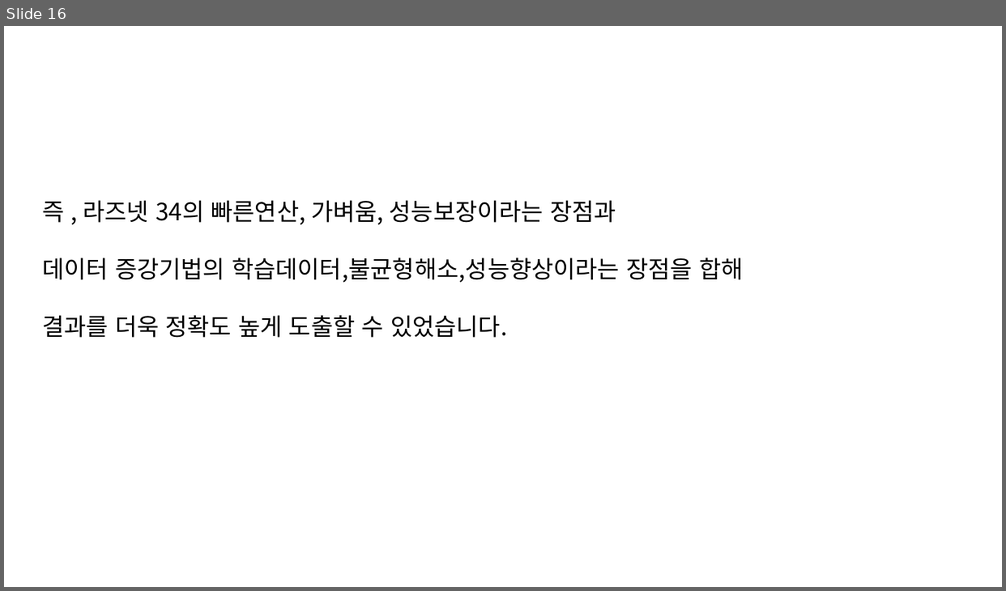
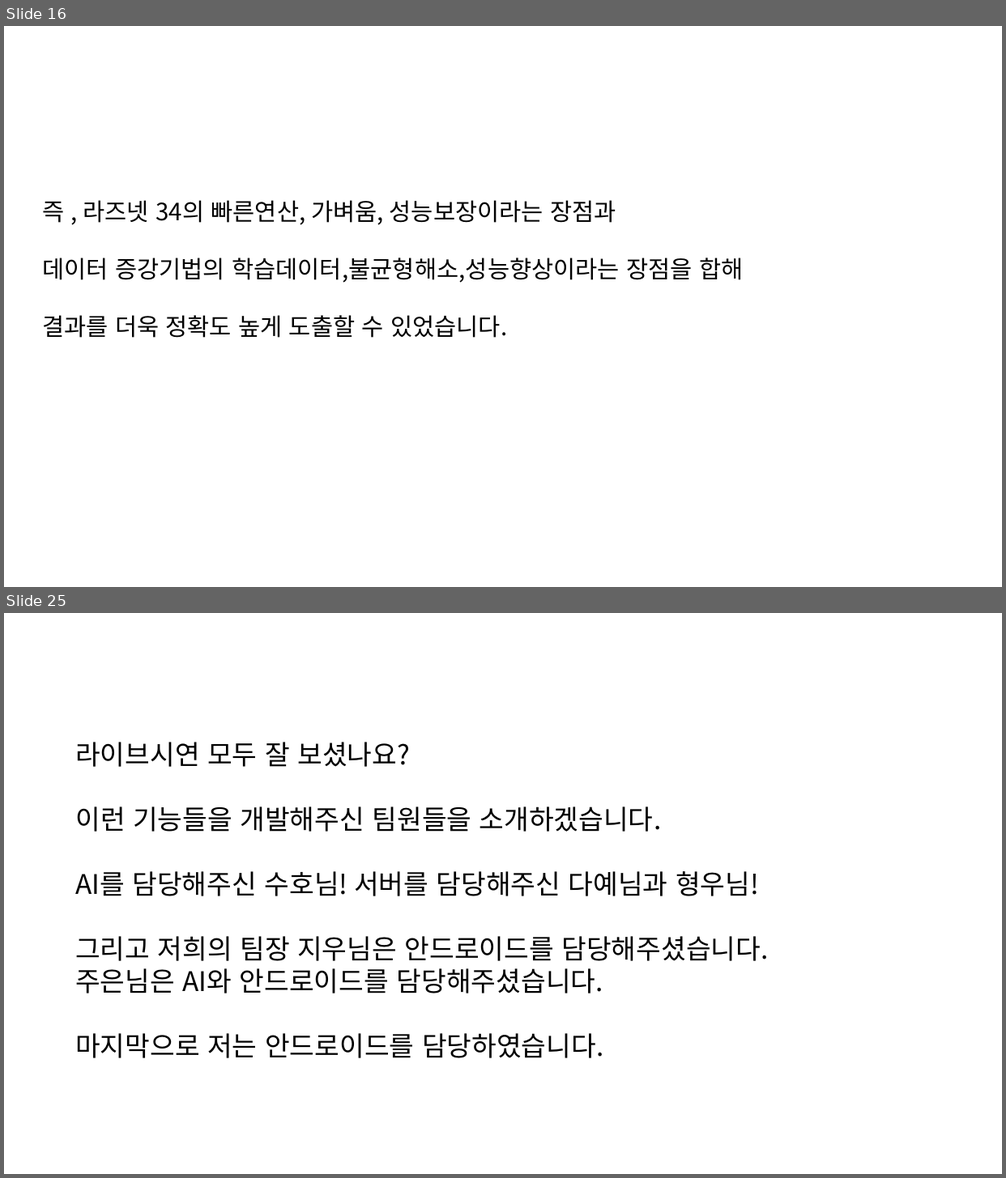
Before and after one commit to dino889/CuteCatDog, a slide deck: Document/최종 발표대본.pptx. Shown one above the other, each under a label of ours: slide 16 before the commit, slides 16 and 25 after it; the slides between them are not shown. The pictures are 1006x591 and 1006x1178 pixels, drawn with LibreOffice and Linux fonts; fonts in the diff are those of the drawing. Boxes give left, top, right and bottom in pixels: in the first picture for what was removed or moved away, otherwise in the second. Text is boxed around its words. In the diff, an @@ line names an element or a change of style, - is before the commit and + after.

```diff
--- a/Document/최종 발표대본.pptx
+++ b/Document/최종 발표대본.pptx
@@ slide 25 added at (4,613,1002,1174), background #FFFFFF @@
@@ text added at (75,742,768,1059), 26 pt, text #000000 @@
+라이브시연 모두 잘 보셨나요?
+이런 기능들을 개발해주신 팀원들을 소개하겠습니다.
+AI를 담당해주신 수호님! 서버를 담당해주신 다예님과 형우님!
+그리고 저희의 팀장 지우님은 안드로이드를 담당해주셨습니다.
+주은님은 AI와 안드로이드를 담당해주셨습니다.
+마지막으로 저는 안드로이드를 담당하였습니다.
```
Also in this commit, not shown: 9 other slides added, 1 slide removed.
